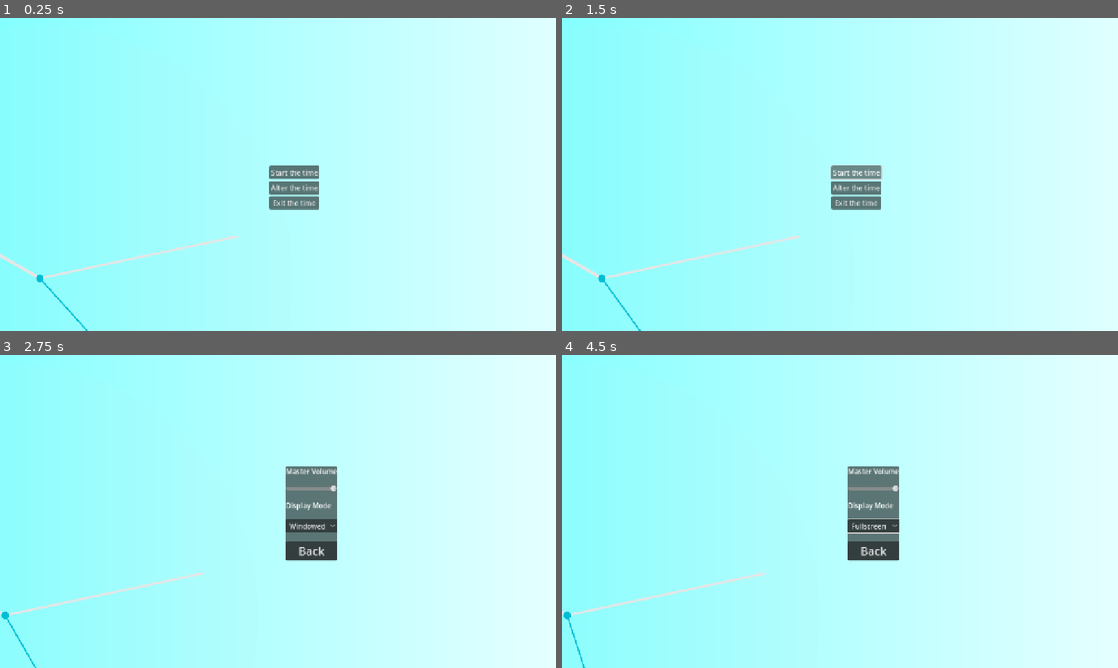
Above: before the commit, frames 1-4 (two rows, left to right).
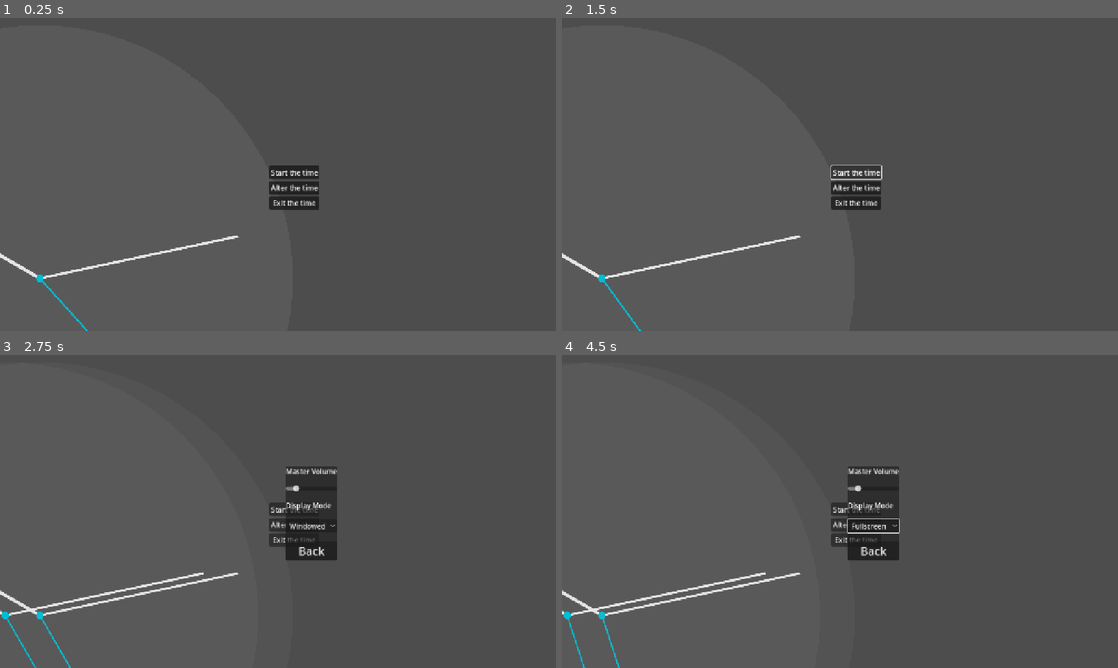
Above: after the commit, the same moments.

Repository: MisterIXI/gmtk25
Game: Godot game, scene res://scenes/main-menu/mainmenu.tscn
Two runs of this game, one before a commit and one after it. Both use one fixed random seed, a clock stepped at 60 frames per second and the inputs below.
Inputs (mouse positions are in pixels of both pictures, inside the frame that each line leads up to):
- Up to frame 1 (0.25 s): no input
- Up to frame 2 (1.5 s): click "Start the time" at 0.5 s; click "Start the time" at 1.25 s
- Up to frame 3 (2.75 s): click "Alter the time" at 2 s
- Up to frame 4 (4.5 s): move the mouse to (962, 495) at 2.77 s; hold D (move_right) 2.78-3.5 s; hold E (interact) 2.78-3.5 s; tap Space (jump) at 3.02 s; click "Windowed" at 3.5 s; click "Back" at 4.25 s

The runs differ from the first frame. In frame 1, 99% of the frame differs, in the area x 0-100%, y 0-100%; in frame 2, 99%; in frame 3, 99%; in frame 4, 99%.

Commit message:
main_menu_implemented

Diff:
--- a/project.godot
+++ b/project.godot
@@ -18,6 +18,7 @@
 [autoload]
 
 LevelManager="*res://scenes/Autoload/level_manager.tscn"
+Mainmenu="*res://scenes/main-menu/mainmenu.tscn"
 
 [display]
 
@@ -40,6 +41,10 @@
 "res://scenes/": "blue",
 "res://scenes/_debug/": "pink"
 }
+
+[filesystem]
+
+import/blender/enabled=false
 
 [global_group]
 
@@ -111,6 +116,12 @@
 , Object(InputEventJoypadButton,"resource_local_to_scene":false,"resource_name":"","device":-1,"button_index":11,"pressure":0.0,"pressed":false,"script":null)
 ]
 }
+action={
+"deadzone": 0.2,
+"events": [Object(InputEventKey,"resource_local_to_scene":false,"resource_name":"","device":-1,"window_id":0,"alt_pressed":false,"shift_pressed":false,"ctrl_pressed":false,"meta_pressed":false,"pressed":false,"keycode":0,"physical_keycode":32,"key_label":0,"unicode":32,"location":0,"echo":false,"script":null)
+, Object(InputEventJoypadButton,"resource_local_to_scene":false,"resource_name":"","device":-1,"button_index":0,"pressure":0.0,"pressed":false,"script":null)
+]
+}
 
 [layer_names]
 
--- /dev/null
+++ b/scenes/levels/main_menu.tscn
@@ -0,0 +1,29 @@
+[gd_scene load_steps=3 format=3 uid="uid://6gf4lvwgbxde"]
+
+[ext_resource type="PackedScene" uid="uid://cs0rskk2e6xr5" path="res://scenes/Entities/Background/Skybox.tscn" id="1_fsby3"]
+[ext_resource type="PackedScene" uid="uid://b4xpdq4v0culh" path="res://scenes/Entities/room/room_base.tscn" id="5_cn35j"]
+
+[node name="Main_Menu" type="Node3D"]
+
+[node name="Room_Base" parent="." instance=ExtResource("5_cn35j")]
+
+[node name="OmniLight3D" type="OmniLight3D" parent="Room_Base"]
+light_color = Color(0.5411765, 1, 1, 1)
+light_energy = 2.669
+light_volumetric_fog_energy = 7.585
+shadow_enabled = true
+shadow_bias = 10.0
+omni_range = 11.81
+
+[node name="SpotLight3D" type="SpotLight3D" parent="Room_Base/OmniLight3D"]
+transform = Transform3D(0.49999997, 0, 0.86602545, 0, 1, 0, -0.86602545, 0, 0.49999997, 0, 5.06266, 0)
+light_color = Color(0.96193, 0.9416895, 0.37224284, 1)
+light_energy = 5.503
+light_indirect_energy = 4.023
+light_volumetric_fog_energy = 7.871
+spot_range = 19.91273
+
+[node name="Camera3D" type="Camera3D" parent="."]
+transform = Transform3D(0.86206293, -0.09552981, 0.49771637, 0, 0.9820741, 0.18849556, -0.5068013, -0.16249505, 0.8466096, -11.774937, 5.1864176, 13.483673)
+
+[node name="Skybox" parent="." instance=ExtResource("1_fsby3")]
--- a/scenes/main-menu/mainmenu.gd
+++ b/scenes/main-menu/mainmenu.gd
@@ -29,7 +29,7 @@
 	user_options.modulate.a = 0.0
 
 func _on_start_game_button_pressed() -> void:
-	pass
+	LevelManager.on_start_game()
 
 func _on_options_button_pressed() -> void:
 	if not main_menu_buttons or not user_options:
--- a/scenes/main-menu/mainmenu.tscn
+++ b/scenes/main-menu/mainmenu.tscn
@@ -21,6 +21,7 @@
 script = ExtResource("1_ngnu3")
 
 [node name="Sprite2D" type="Sprite2D" parent="."]
+visible = false
 position = Vector2(519, 309)
 scale = Vector2(9.300782, 1192.75)
 texture = SubResource("GradientTexture1D_ngnu3")
--- a/scenes/main-menu/user_options.gd
+++ b/scenes/main-menu/user_options.gd
@@ -14,7 +14,7 @@
 
 func _ready():
 	var bus_idx = AudioServer.get_bus_index("Master")
-	volume_slider.value = db_to_linear(AudioServer.get_bus_volume_db(bus_idx)) * 100.0
+	volume_slider.value = db_to_linear(AudioServer.get_bus_volume_db(bus_idx)) * 40.0
 	if OS.has_feature("web"):
 		display_mode_button.hide()
 		display_mode_label.hide()
